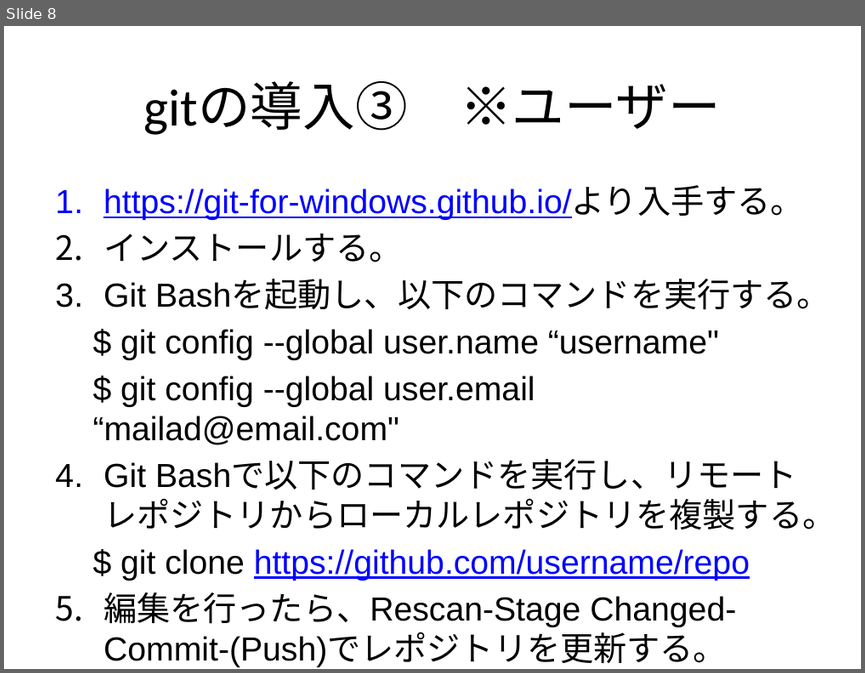
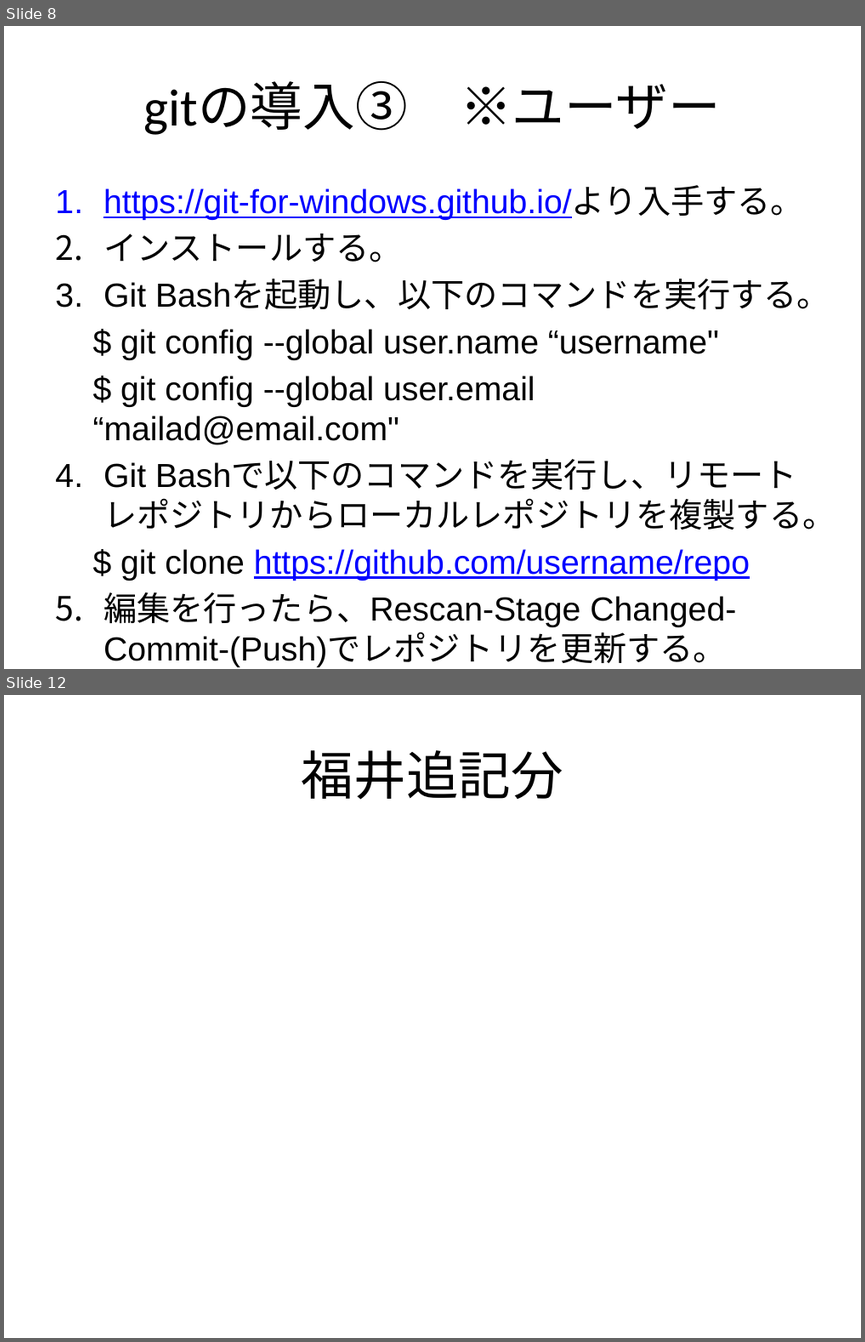
Before and after one commit to RyutaroMayumi/git_research, a slide deck: KK01_git.pptx. Shown one above the other, each under a label of ours: slide 8 before the commit, slides 8 and 12 after it; the slides between them are not shown. The pictures are 865x673 and 865x1342 pixels, drawn with LibreOffice and Linux fonts; fonts in the diff are those of the drawing. Boxes give left, top, right and bottom in pixels: in the first picture for what was removed or moved away, otherwise in the second. Text is boxed around its words. In the diff, an @@ line names an element or a change of style, - is before the commit and + after.

```diff
--- a/KK01_git.pptx
+++ b/KK01_git.pptx
@@ slide 12 added at box(4, 695, 861, 1338), background #FFFFFF @@
@@ title added at box(302, 750, 563, 800), 44 pt, text #000000 @@
+福井追記分
```
Also in this commit, not shown: 1 slide changed, 2 other slides added.
